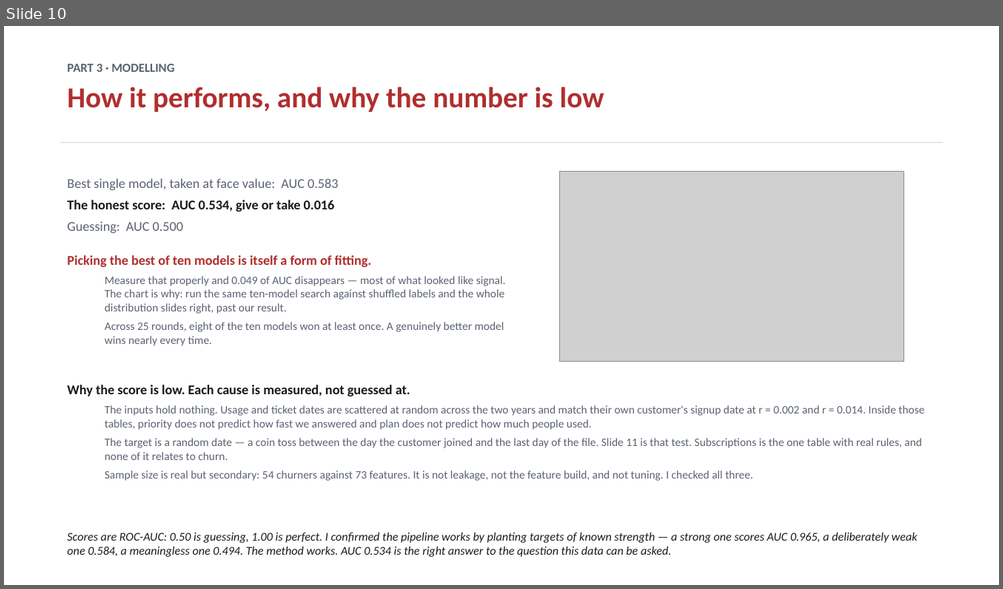
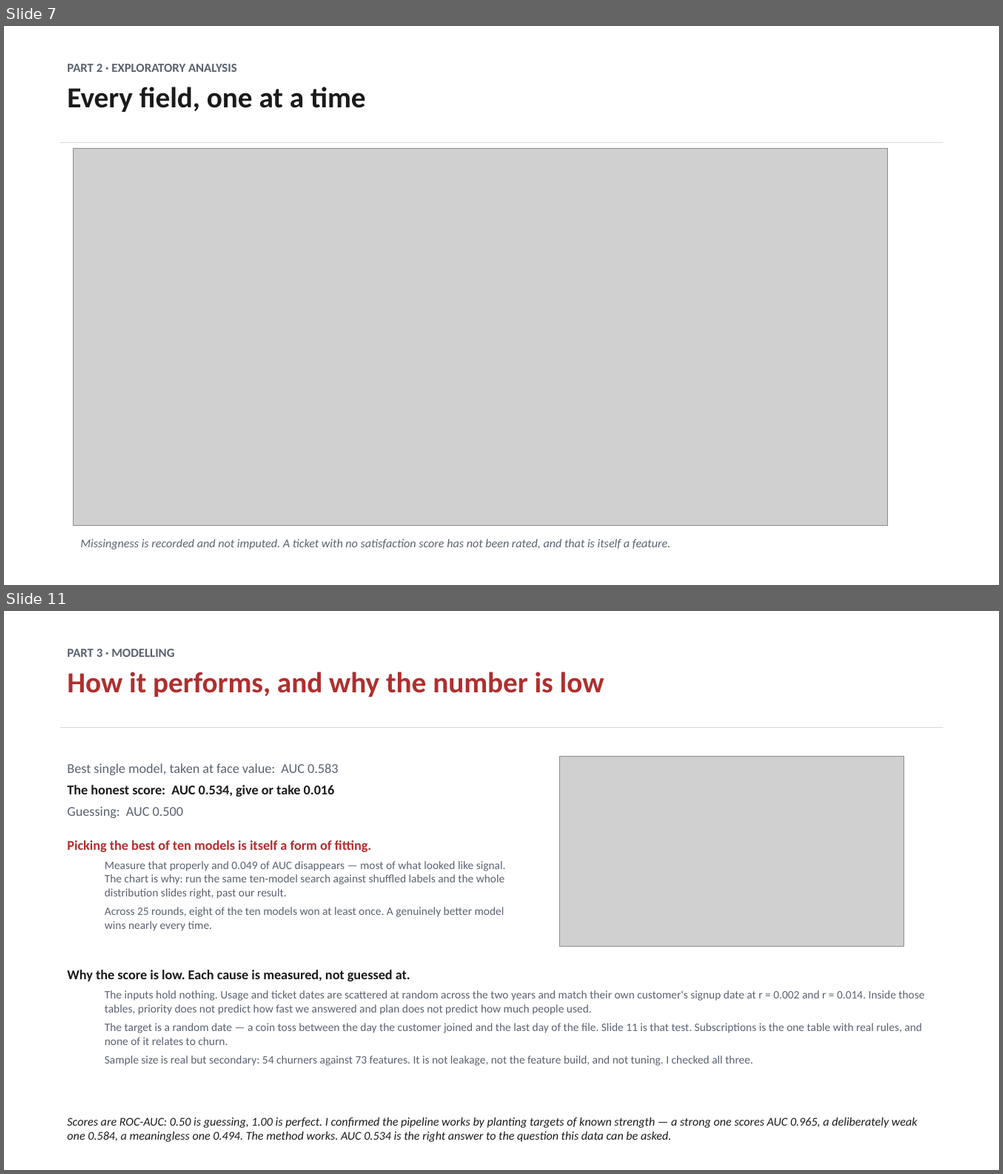
Before and after one commit to dmitriyratu/avepoint-churn-case-study, a slide deck: outputs/decks/AvePoint_Case_Study.pptx. Shown one above the other, each under a label of ours: slide 10 before the commit, slides 7 and 11 after it; the slides between them are not shown. The pictures are 1003x589 and 1003x1174 pixels, drawn with LibreOffice and Linux fonts; fonts in the diff are those of the drawing; grey boxes stand for pictures. Boxes give left, top, right and bottom in pixels: in the first picture for what was removed or moved away, otherwise in the second. Text is boxed around its words. In the diff, an @@ line names an element or a change of style, - is before the commit and + after.

```diff
--- a/outputs/decks/AvePoint_Case_Study.pptx
+++ b/outputs/decks/AvePoint_Case_Study.pptx
@@ slide 7 added at (x1=4, y1=26, x2=999, y2=585), background #FFFFFF @@
@@ text added at (x1=67, y1=64, x2=365, y2=112), 12 pt, text #5A6270, bold @@
+PART 2 · EXPLORATORY ANALYSIS
+Every field, one at a time
@@ rectangle added at (x1=60, y1=142, x2=942, y2=143), fill #D8DCE0 @@
@@ picture added at (x1=74, y1=148, x2=888, y2=526) @@
@@ text added at (x1=80, y1=540, x2=671, y2=550), 11.5 pt, text #5A6270, italic @@
+Missingness is recorded and not imputed. A ticket with no satisfaction score has not been rated, and that is itself a feature.
@@ what was slide 10 is now slide 11 @@
```
Also in this commit, not shown: 3 slides changed, 14 other files.
